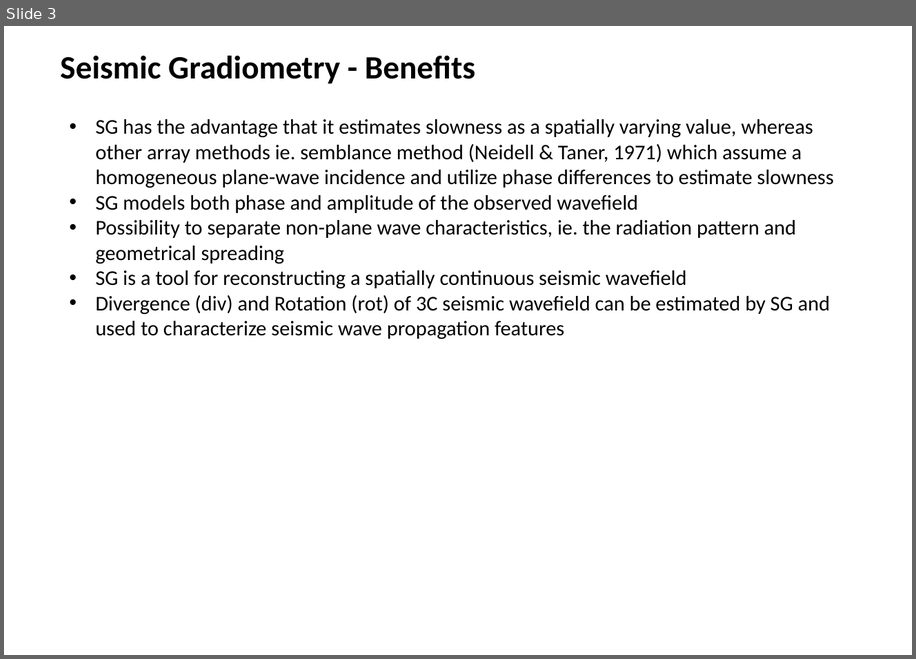
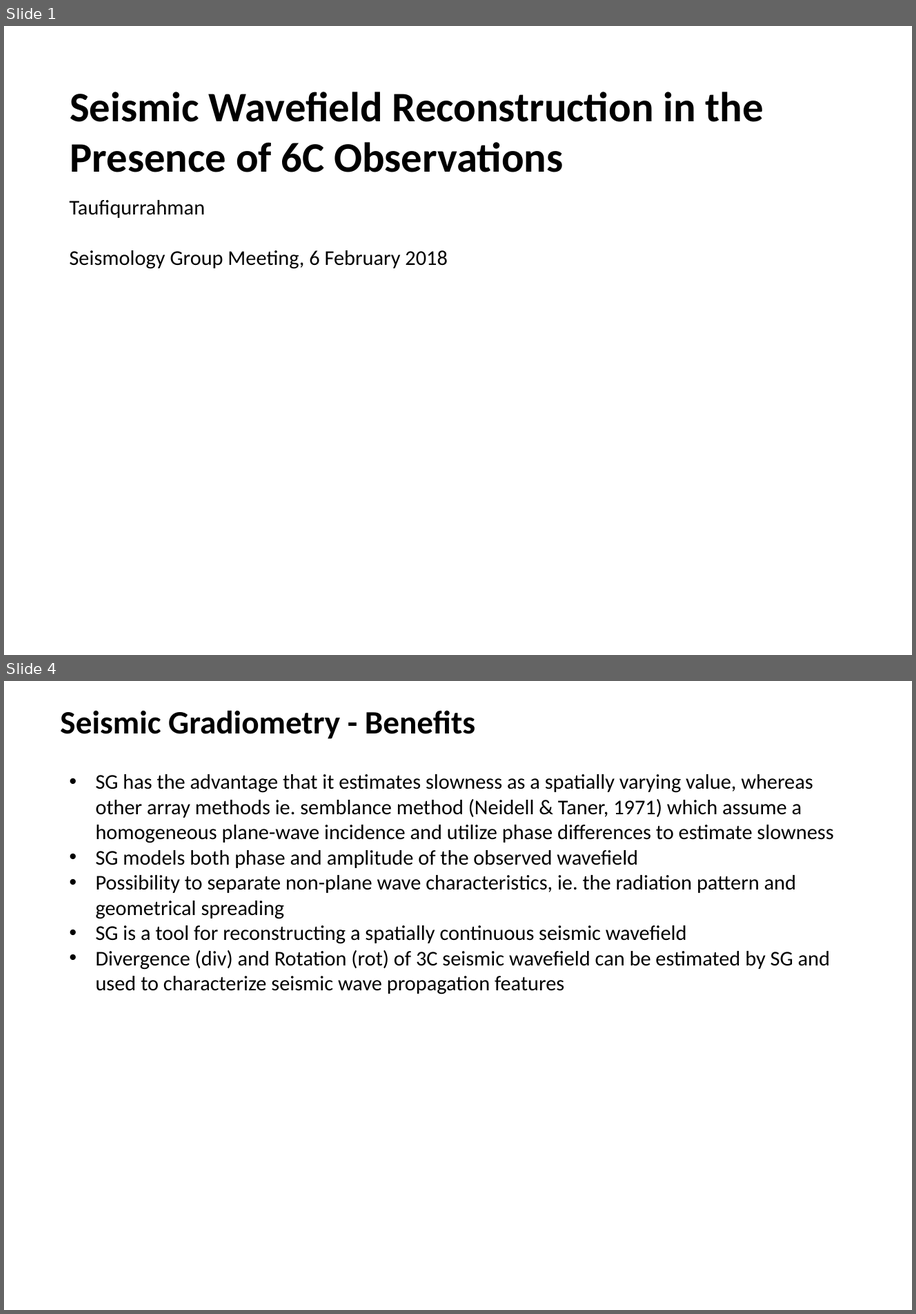
Before and after one commit to geotechno/seismic-gradiometry, a slide deck: review_theory.pptx. Shown one above the other, each under a label of ours: slide 3 before the commit, slides 1 and 4 after it; the slides between them are not shown. The pictures are 916x659 and 916x1314 pixels, drawn with LibreOffice and Linux fonts; fonts in the diff are those of the drawing. Boxes give left, top, right and bottom in pixels: in the first picture for what was removed or moved away, otherwise in the second. Text is boxed around its words. In the diff, an @@ line names an element or a change of style, - is before the commit and + after.

```diff
--- a/review_theory.pptx
+++ b/review_theory.pptx
@@ slide 1 added at [4,26,912,655], background #FFFFFF @@
@@ text added at [70,92,764,172], 36 pt, text #000000, bold @@
+Seismic Wavefield Reconstruction in the Presence of 6C Observations
@@ text added at [70,200,447,269], 18 pt, text #000000 @@
+Taufiqurrahman
+Seismology Group Meeting, 6 February 2018
@@ what was slide 3 is now slide 4 @@
```
Also in this commit, not shown: 5 slides changed, 1 other slide added.
